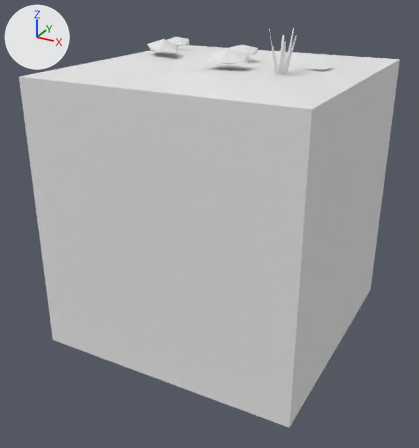
The FBX model Assets/Tiles/Blend/Blend Grass Snow 4.fbx, before and after one commit.
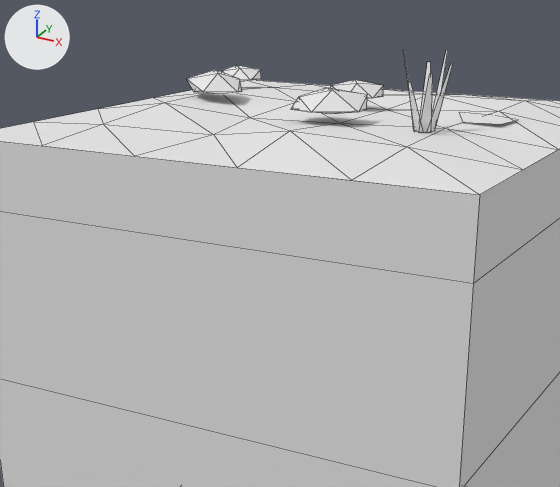
Old and new are each drawn whole from a 50 mm camera at (1.94, -3.78, 1.69) aimed at (-0.04, -0.17, -0.11) and again close up on the part from 10% to 85% of the width and 0% to 61% of the height. The axes (+X, +Y, +Z) are drawn at upper left. The lights are the same throughout. The first two pictures are the older version. The close-ups show mesh edges as thin lines. Where no turn or scale is listed for an object, it has been applied to the vertices. Vertices at exactly the same position are counted once.

Before the edit, the objects in view are built like this:
```python
me_blend_grass_snow_4 = bpy.data.meshes.new('Blend Grass Snow 4')
me_blend_grass_snow_4.from_pydata(...)  # 125 vertices, 150 faces; spans x -1.0..1.0, y -1.0..1.0, z -1.0..1.36
me_blend_grass_snow_4.materials.append(mat_tileworld_tiles)  # its picture is missing
ob_blend_grass_snow_4 = bpy.data.objects.new('Blend Grass Snow 4', me_blend_grass_snow_4)
ob_blend_grass_snow_4.location = (0.0, 0.0, 0.0)
```
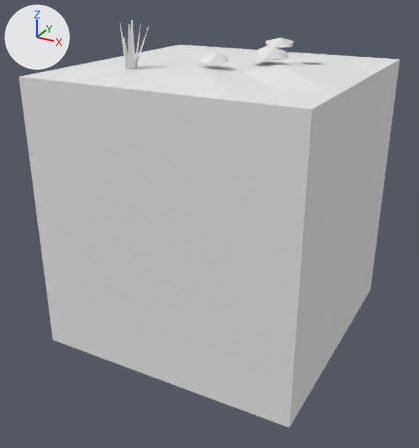
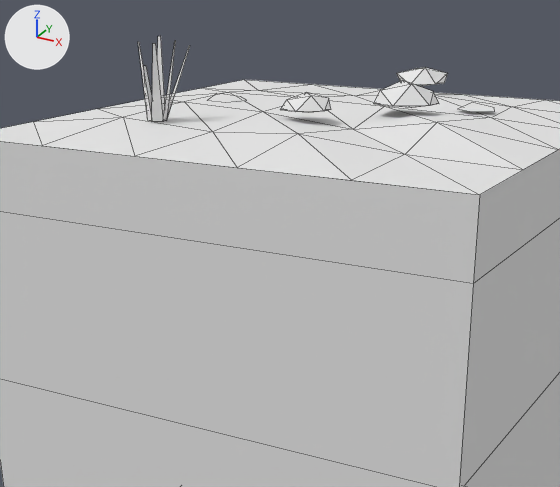
What differs and where, as boxes (x1, y1, x2, y2) in the close-ups (560 x 487 px; the box of a moved part takes in the faces that stretch with it):
'Blend Grass Snow 4', reshaped: before (0, 49, 560, 487); after (0, 36, 560, 487)
part 1 of me_blend_grass_snow_4, moved or reshaped: before (459, 112, 517, 124); after (458, 102, 495, 112)
part 2 of me_blend_grass_snow_4, added: after (209, 93, 246, 102)
part 3 of me_blend_grass_snow_4, deleted: before (187, 49, 453, 133)
part 4 of me_blend_grass_snow_4, reshaped: before (34, 80, 525, 195); after (34, 36, 523, 195)

Patch to the scene script:
```diff
--- a/Assets/Tiles/Blend/Blend Grass Snow 4.fbx.py
+++ b/Assets/Tiles/Blend/Blend Grass Snow 4.fbx.py
@@ me_blend_grass_snow_4 @@
 # used by ob_blend_grass_snow_4; location = (0.0, 0.0, 0.0)
-me_blend_grass_snow_4.from_pydata(...)  # 125 vertices, 150 faces; spans x -1.0..1.0, y -1.0..1.0, z -1.0..1.36
+me_blend_grass_snow_4.from_pydata(...)  # 118 vertices, 131 faces; spans x -1.0..1.0, y -1.0..1.0, z -1.0..1.38
+# me_blend_grass_snow_4 part 1: the loose piece of 5 vertices spanning x 0.54..0.76, y -0.07..0.15, z 1.09..1.11 is turned -43 degrees about the z axis through its middle and scaled by 0.685, then moved by (-0.11, 0.24, 0.0)
+# me_blend_grass_snow_4 part 2: the loose piece of 5 vertices spanning x 0.54..0.76, y -0.07..0.15, z 1.09..1.11 is copied, and the copy is multiplied about its middle by the matrix ((0.71, 0.219, 0.012), (-0.219, 0.71, -0.006), (-0.014, 0.002, 0.743)), then moved by (-1.15, 0.01, 0.0); it spans x -0.58..-0.41, y -0.03..0.13, z 1.09..1.11
+# me_blend_grass_snow_4 part 3: 8 loose pieces with 48 vertices, spanning x -0.8..0.64, y -0.42..0.59, z 1.09..1.36, are deleted
+# me_blend_grass_snow_4 part 4
+# 12 vertices are removed from x -0.01..0.28, y -0.38..-0.13, z 1.12..1.21
+# 20 faces are deleted
+# 3 vertices in x 0.01..0.08, y 0.14..0.23, z 1.12..1.18 move by (0.06, 0.53, 0.0)
+# 25 vertices move from x -0.65..0.64, y -0.61..0.64, z 1.06..1.18 to x -0.65..0.62, y -0.59..0.81, z 1.05..1.2
+# 48 vertices are added at x -0.48..0.44, y -0.66..0.15, z 1.09..1.38
+# 46 new faces join them
 me_blend_grass_snow_4.materials.append(mat_tileworld_tiles)
```
